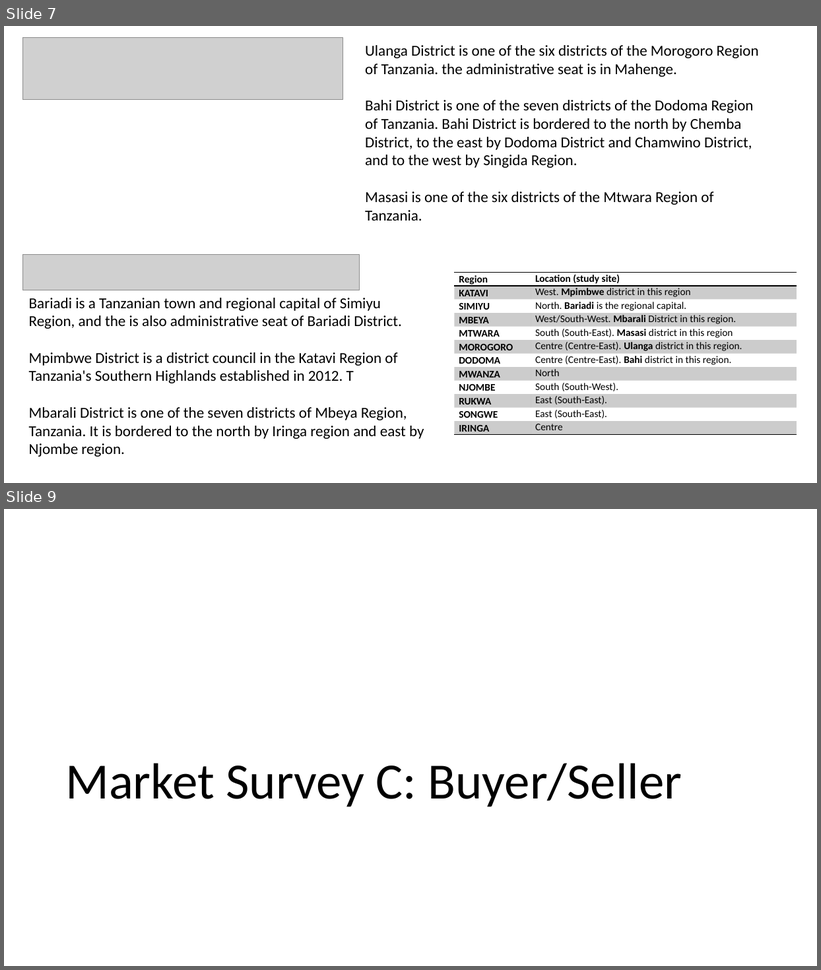
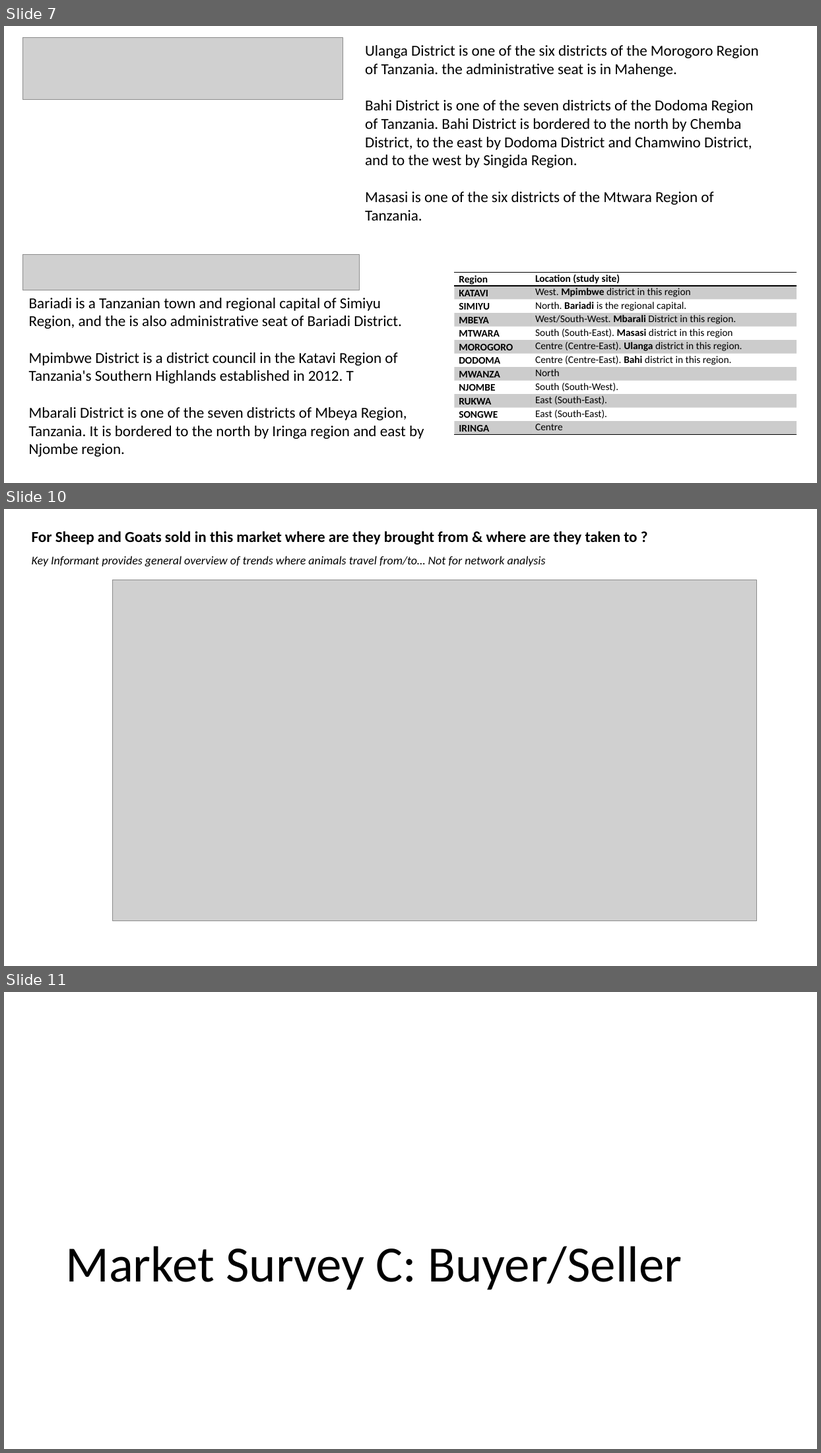
Before and after one commit to BethSavagar/Tanzania_markets, a slide deck: results-presentations/markets-descriptive-analysis.pptx. Shown one above the other, each under a label of ours: slides 7 and 9 before the commit, slides 7, 10 and 11 after it; the slides between them are not shown. The pictures are 821x970 and 821x1453 pixels, drawn with LibreOffice and Linux fonts; fonts in the diff are those of the drawing; grey boxes stand for pictures. Boxes give left, top, right and bottom in pixels: in the first picture for what was removed or moved away, otherwise in the second. Text is boxed around its words. In the diff, an @@ line names an element or a change of style, - is before the commit and + after.

Commit message:
adding .Rmd files for analysis of mrkta and mrktc surveys

```diff
--- a/results-presentations/markets-descriptive-analysis.pptx
+++ b/results-presentations/markets-descriptive-analysis.pptx
@@ slide 10 added at [4,509,817,966], background #FFFFFF @@
@@ text added at [32,531,637,545], 18 pt, text #000000, bold @@
+For Sheep and Goats sold in this market where are they brought from & where are they taken to ?
@@ text added at [32,556,546,566], 14 pt, text #000000, italic @@
+Key Informant provides general overview of trends where animals travel from/to… Not for network analysis
@@ picture added at [113,580,757,921] @@
@@ what was slide 9 is now slide 11 @@
```
Also in this commit, not shown: 3 slides changed, 2 other slides added, 7 other files.
